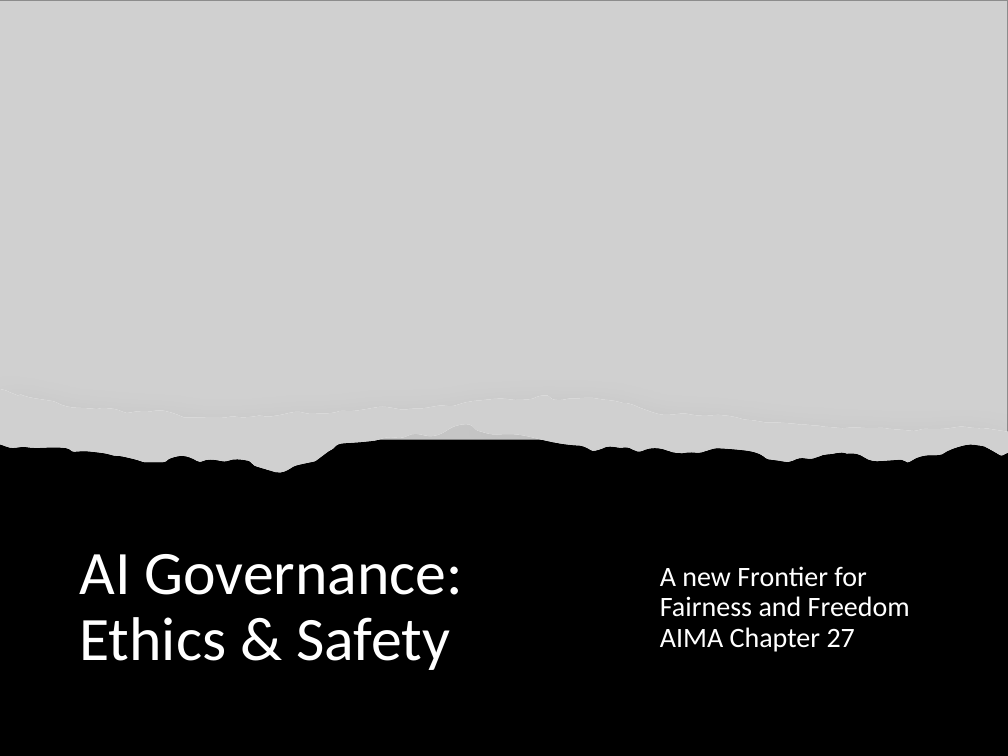
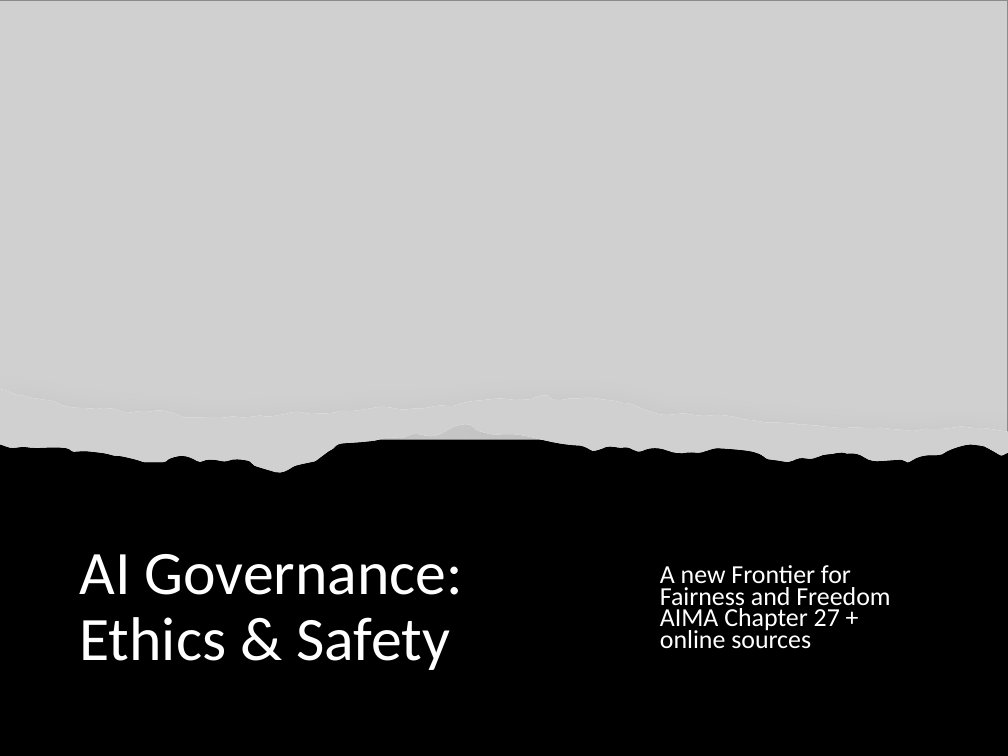
Before and after one commit to kunleola/CS7320, a slide deck: slide 27 of slides/01_intro.pptx. Drawn at 1008x756 pixels with LibreOffice and Linux fonts; fonts in the diff are those of the drawing; grey boxes stand for pictures. Boxes give left, top, right and bottom in pixels: in the first picture for what was removed or moved away, otherwise in the second. Text is boxed around its words. In the diff, an @@ line names an element or a change of style, - is before the commit and + after.

```diff
--- a/slides/01_intro.pptx
+++ b/slides/01_intro.pptx
@@ text at (660, 565, 890, 649): text changed; size 20 to 18.5 pt @@
-A new Frontier for Fairness and Freedom
-AIMA Chapter 27
+A new Frontier for Fairness and Freedom
+AIMA Chapter 27 + online sources
```
Also in this commit, not shown: 2 other slides changed, 1 other file.
